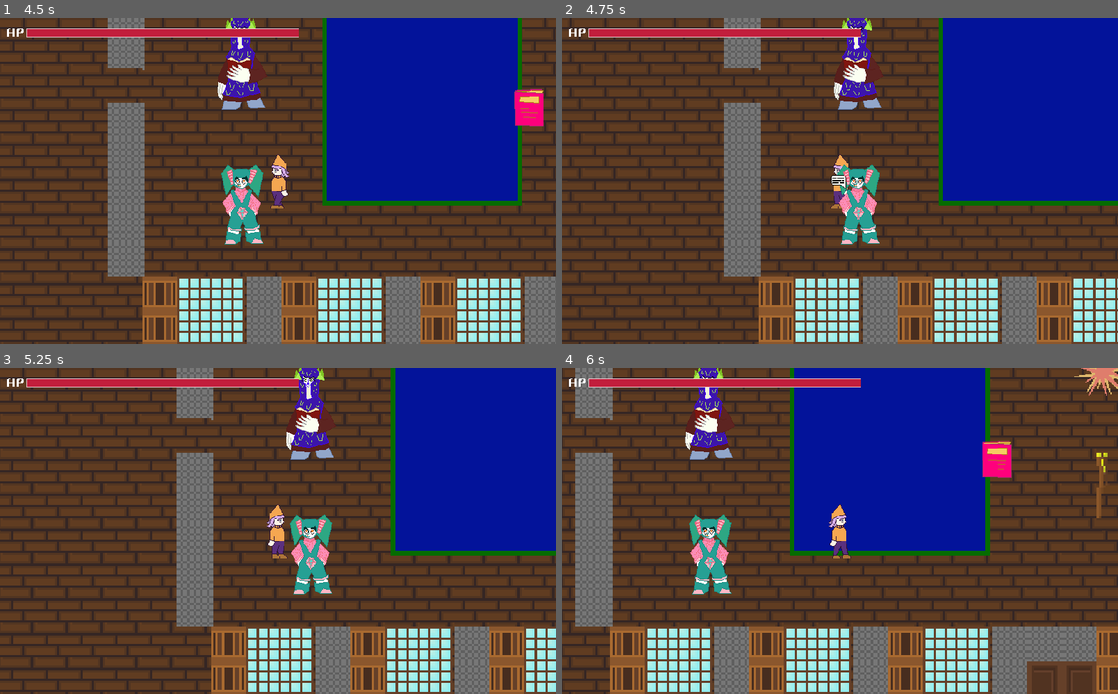
Above: before the commit, frames 1-4 (two rows, left to right).
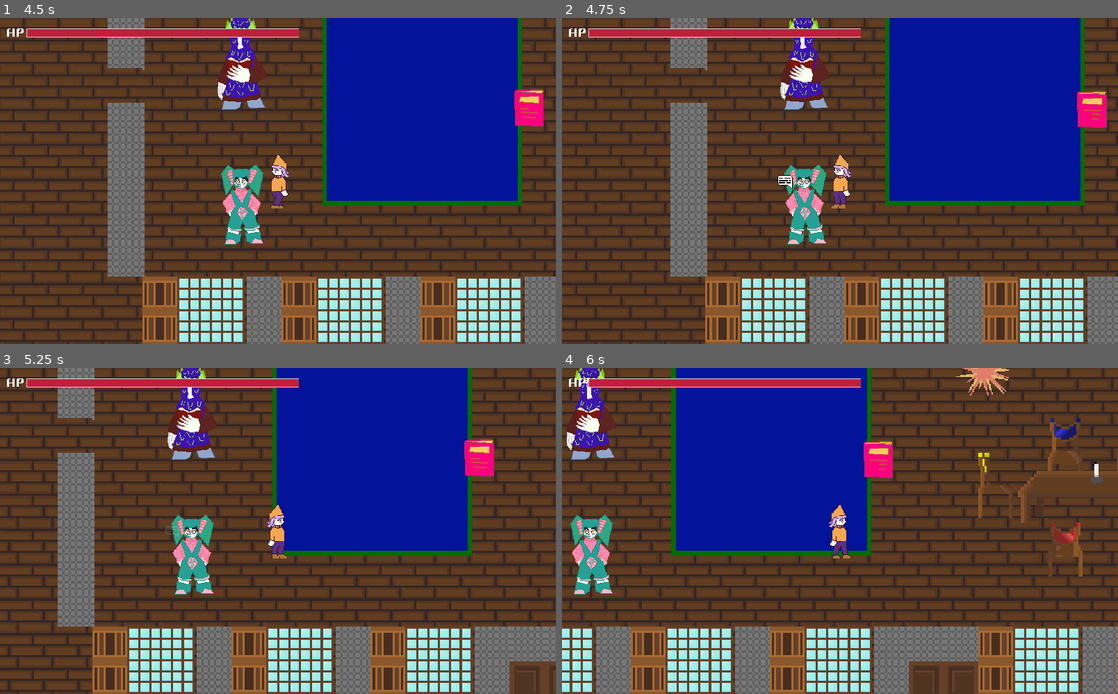
Above: after the commit, the same moments.

Repository: InKeaton/TheLibrarian
Game: Godot game, scene res://main.tscn
Two runs of this game, one before a commit and one after it. Both use one fixed random seed, a clock stepped at 60 frames per second and the inputs below. Sound files missing from this copy of the repository are replaced by a short silence.
Inputs:
- Up to frame 1 (4.5 s): hold Right (choice_right_down) 0.53-2.78 s; tap X (sprint) at 0.6, 2.1, 3.6 s; tap Z (talk) at 1.35, 2.85, 4.35 s; hold Left (choice_left_up) from 2.78 s (still down)
- Up to frame 2 (4.75 s): keep holding Left (choice_left_up)
- Up to frame 3 (5.25 s): release Left (choice_left_up) at 5.03 s; hold Right (choice_right_down) from 5.03 s (still down); tap X (sprint) at 5.1 s
- Up to frame 4 (6 s): keep holding Right (choice_right_down); tap Z (talk) at 5.85 s

Frame 1 is identical in both runs. In frame 2, 42% of the frame differs, in the area x 0-100%, y 0-100%; in frame 3, 47%; in frame 4, 52%.

Commit message:
TODO: need to sort out the code in player

Diff:
--- a/Collectable.tscn
+++ b/Collectable.tscn
@@ -41,6 +41,8 @@
 
 [node name="Collectable" type="StaticBody2D" groups=["collectable"]]
 position = Vector2( 273, 159 )
+collision_layer = 3
+collision_mask = 3
 script = ExtResource( 2 )
 __meta__ = {
 "_edit_group_": true
--- a/NPC/NPC.tscn
+++ b/NPC/NPC.tscn
@@ -5,8 +5,8 @@
 
 [node name="NPC" type="StaticBody2D" groups=["Character"]]
 position = Vector2( 551, 431 )
-collision_layer = 2
-collision_mask = 2
+collision_layer = 3
+collision_mask = 3
 script = ExtResource( 2 )
 
 [node name="Hitbox" type="CollisionShape2D" parent="."]
--- a/Player/Player.gd
+++ b/Player/Player.gd
@@ -107,11 +107,14 @@
 func check_nearest_interlocutor():
 	var areas: Array = $Speakbox.get_overlapping_bodies()
 	var shortest_distance : float = INF
-	var next_nearest_interlocutor = null
+	var next_nearest_interlocutor : StaticBody2D = null
 
 	for area in areas:
 		var distance : float = area.global_position.distance_to(global_position)
-		if distance < shortest_distance:
+		if area.is_in_group("collectable"):
+			connect("collect", area, "on_body_collected")
+			emit_signal("collect")
+		if distance < shortest_distance && area.is_in_group("Character"):
 			shortest_distance = distance
 			next_nearest_interlocutor = area
 	if next_nearest_interlocutor != _nearest_interlocutor or not is_instance_valid(next_nearest_interlocutor):
@@ -150,14 +153,6 @@
 func _on_EyeFrames_timeout():
 	$AnimatedSprite.set_modulate(Color(1, 1, 1))
 
-# in caso si possa parlare, invia l'interlocutore al DialogueManager
-func _on_Speakbox_body_entered(body):
-	pass
-
-# in caso non si possa più parlare, invia null al DialogueManager
-func _on_Speakbox_body_exited(body):
-	pass
-
 # quando iniza una dialogo, viene comunicato, bloccando il movimento
 func _on_DialogueManager_dialogue_started():
 	_is_in_dialogue = true
--- a/Player/Player.tscn
+++ b/Player/Player.tscn
@@ -110,6 +110,4 @@
 [node name="Camera2D" type="Camera2D" parent="."]
 current = true
 
-[connection signal="body_entered" from="Speakbox" to="." method="_on_Speakbox_body_entered"]
-[connection signal="body_exited" from="Speakbox" to="." method="_on_Speakbox_body_exited"]
 [connection signal="timeout" from="EyeFrames" to="." method="_on_EyeFrames_timeout"]
